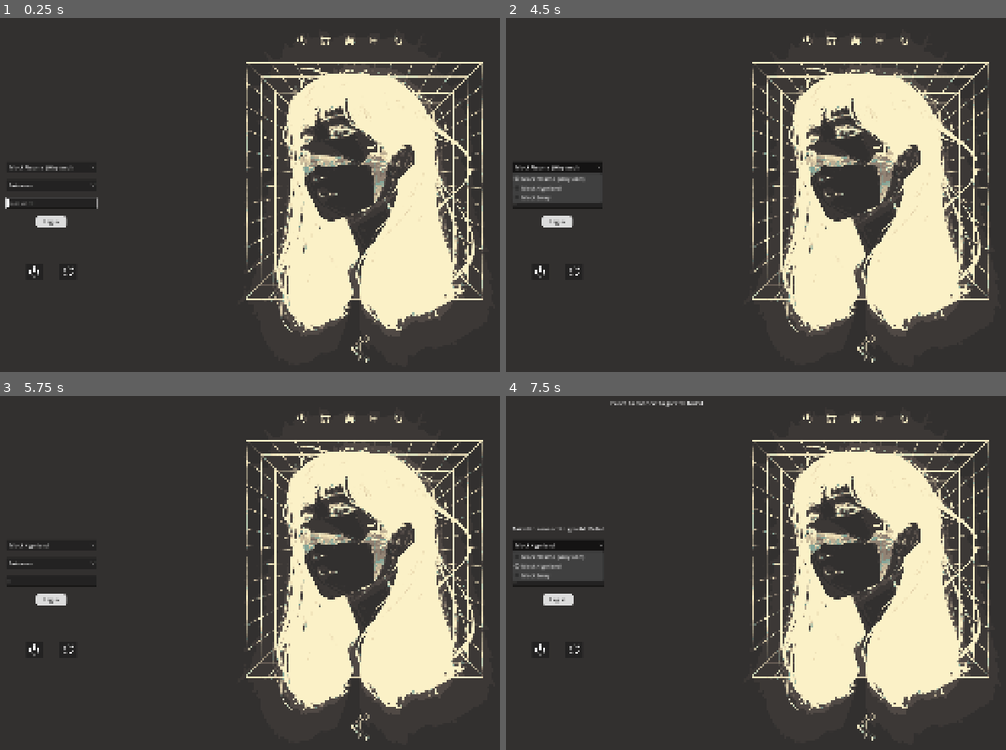
Above: before the commit, frames 1-4 (two rows, left to right).
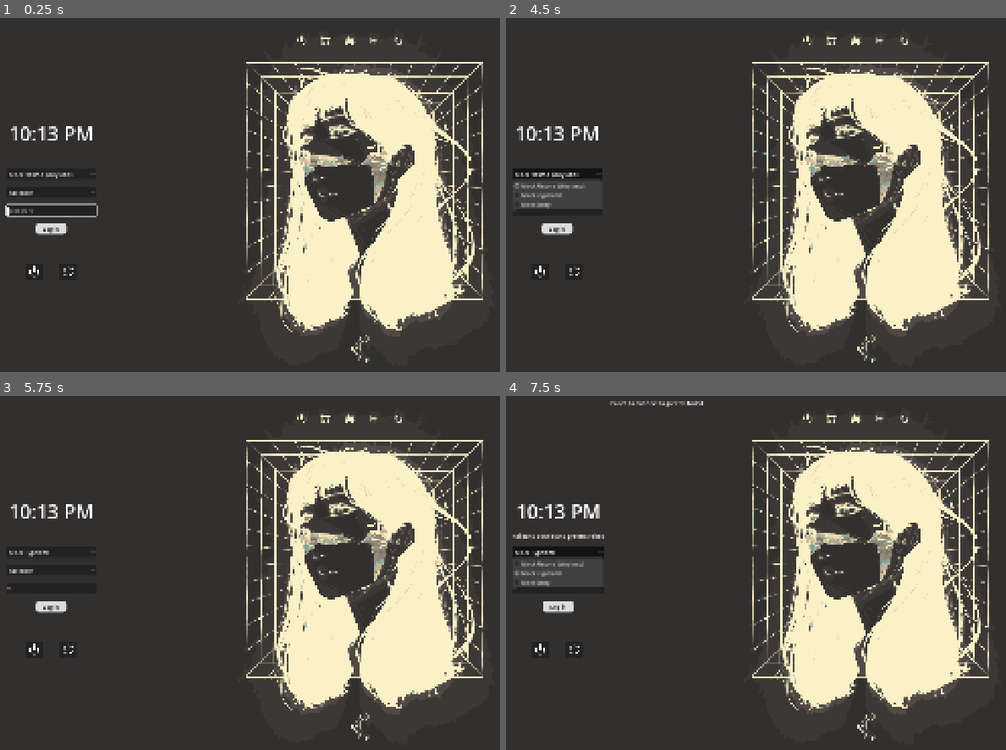
Above: after the commit, the same moments.

Repository: Buitragox/aisatsu
Game: Godot game, scene res://login_screen.tscn
Two runs of this game, one before a commit and one after it. Both use one fixed random seed, a clock stepped at 60 frames per second and the inputs below.
Inputs (mouse positions are in pixels of both pictures, inside the frame that each line leads up to):
- Up to frame 1 (0.25 s): no input
- Up to frame 2 (4.5 s): click (556, 202) at 0.52 s; type "12" at 0.6 s; click (541, 272) at 1.25 s; click (576, 272) at 2 s; click (576, 272) at 2.75 s; click (576, 272) at 3.5 s; click "MockPlasma (Wayland)" at 4.25 s
- Up to frame 3 (5.75 s): click "fakeuser" at 5 s
- Up to frame 4 (7.5 s): click "MockHyprland" at 5.75 s; click "Log in" at 6.5 s; click "MockHyprland" at 7.25 s

The runs differ from the first frame. In frame 1, 1.1% of the frame differs, in the area x 1-20%, y 30-62%; in frame 2, 1.8%; in frame 3, 0.8%; in frame 4, 2.1%.

Commit message:
feat: Add simple clock and remove old nodes

Diff:
--- a/login_screen.tscn
+++ b/login_screen.tscn
@@ -33,9 +33,9 @@
 layout_mode = 1
 anchors_preset = -1
 anchor_left = 0.16683334
-anchor_top = 0.356
+anchor_top = 0.2976667
 anchor_right = 0.30016667
-anchor_bottom = 0.59300005
+anchor_bottom = 0.5707779
 offset_left = -0.32000732
 offset_top = -0.480011
 offset_right = -0.32000732
@@ -43,6 +43,15 @@
 theme_override_constants/separation = 20
 alignment = 1
 metadata/_edit_use_anchors_ = true
+
+[node name="Clock" type="RichTextLabel" parent="VBoxContainer" unique_id=921779286]
+unique_name_in_owner = true
+layout_mode = 2
+theme_override_font_sizes/normal_font_size = 55
+bbcode_enabled = true
+text = "12:00"
+fit_content = true
+horizontal_alignment = 1
 
 [node name="Alert" type="Label" parent="VBoxContainer" unique_id=158664666]
 unique_name_in_owner = true
@@ -76,54 +85,7 @@
 theme = ExtResource("3_3u8nt")
 text = "Log in"
 
-[node name="Log" type="RichTextLabel" parent="." unique_id=1163721506]
-unique_name_in_owner = true
-layout_mode = 0
-offset_left = 600.0
-offset_top = 40.0
-offset_right = 976.0
-offset_bottom = 456.0
-scroll_following = true
-
-[node name="CancelSession" type="Button" parent="." unique_id=1445519896]
-visible = false
-layout_mode = 0
-offset_left = 296.0
-offset_top = 672.0
-offset_right = 432.0
-offset_bottom = 704.0
-theme = ExtResource("3_3u8nt")
-text = "Cancel session"
-
-[node name="CreateSession" type="Button" parent="." unique_id=2128471965]
-visible = false
-layout_mode = 0
-offset_left = 464.0
-offset_top = 672.0
-offset_right = 600.0
-offset_bottom = 704.0
-text = "Create session
-"
-
-[node name="AnswerAuth" type="Button" parent="." unique_id=1102540955]
-visible = false
-layout_mode = 0
-offset_left = 296.0
-offset_top = 728.0
-offset_right = 432.0
-offset_bottom = 760.0
-text = "Submit answer"
-
-[node name="StartSession" type="Button" parent="." unique_id=1150643008]
-visible = false
-layout_mode = 0
-offset_left = 464.0
-offset_top = 728.0
-offset_right = 600.0
-offset_bottom = 760.0
-text = "Start session"
-
-[node name="HBoxContainer" type="HBoxContainer" parent="." unique_id=55084471]
+[node name="System" type="HBoxContainer" parent="." unique_id=55084471]
 layout_mode = 1
 anchors_preset = -1
 anchor_left = 0.19583334
@@ -137,7 +99,7 @@
 alignment = 1
 metadata/_edit_use_anchors_ = true
 
-[node name="Shutdown" type="Button" parent="HBoxContainer" unique_id=2009518262]
+[node name="Shutdown" type="Button" parent="System" unique_id=2009518262]
 unique_name_in_owner = true
 layout_mode = 2
 size_flags_horizontal = 3
@@ -145,9 +107,18 @@
 icon = ExtResource("4_np7ol")
 icon_alignment = 1
 
-[node name="Restart" type="Button" parent="HBoxContainer" unique_id=367325674]
+[node name="Restart" type="Button" parent="System" unique_id=367325674]
 unique_name_in_owner = true
 layout_mode = 2
 size_flags_horizontal = 3
 icon = ExtResource("5_np7ol")
 icon_alignment = 1
+
+[node name="Log" type="RichTextLabel" parent="." unique_id=1163721506]
+unique_name_in_owner = true
+layout_mode = 0
+offset_left = 600.0
+offset_top = 40.0
+offset_right = 976.0
+offset_bottom = 456.0
+scroll_following = true
--- a/scripts/login_screen.gd
+++ b/scripts/login_screen.gd
@@ -24,6 +24,19 @@
 
 	%AuthAnswer.grab_focus() # Automatically focus the password field for quick login.
 	get_tree().set_auto_accept_quit(false) # Handle quit manually
+
+
+func _process(_delta: float) -> void:
+	# TODO: should add config for 24 or 12 hour style clock
+	var time_data := Time.get_time_dict_from_system()
+	var hour := time_data["hour"] as int
+	var period := "AM"
+	if hour > 12:
+		hour -= 12
+		period = "PM"
+	var time := "%02d:%02d %s" % [hour, time_data["minute"], period]
+
+	%Clock.text = time
 
 
 ## Manually handle app closing.
